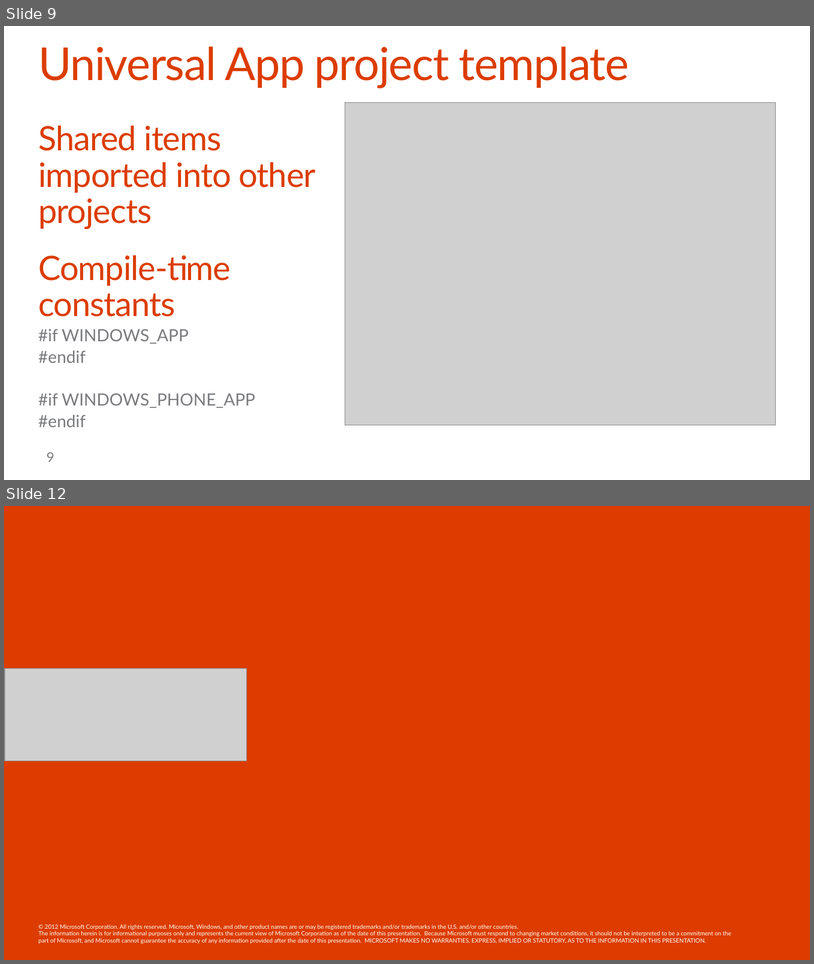
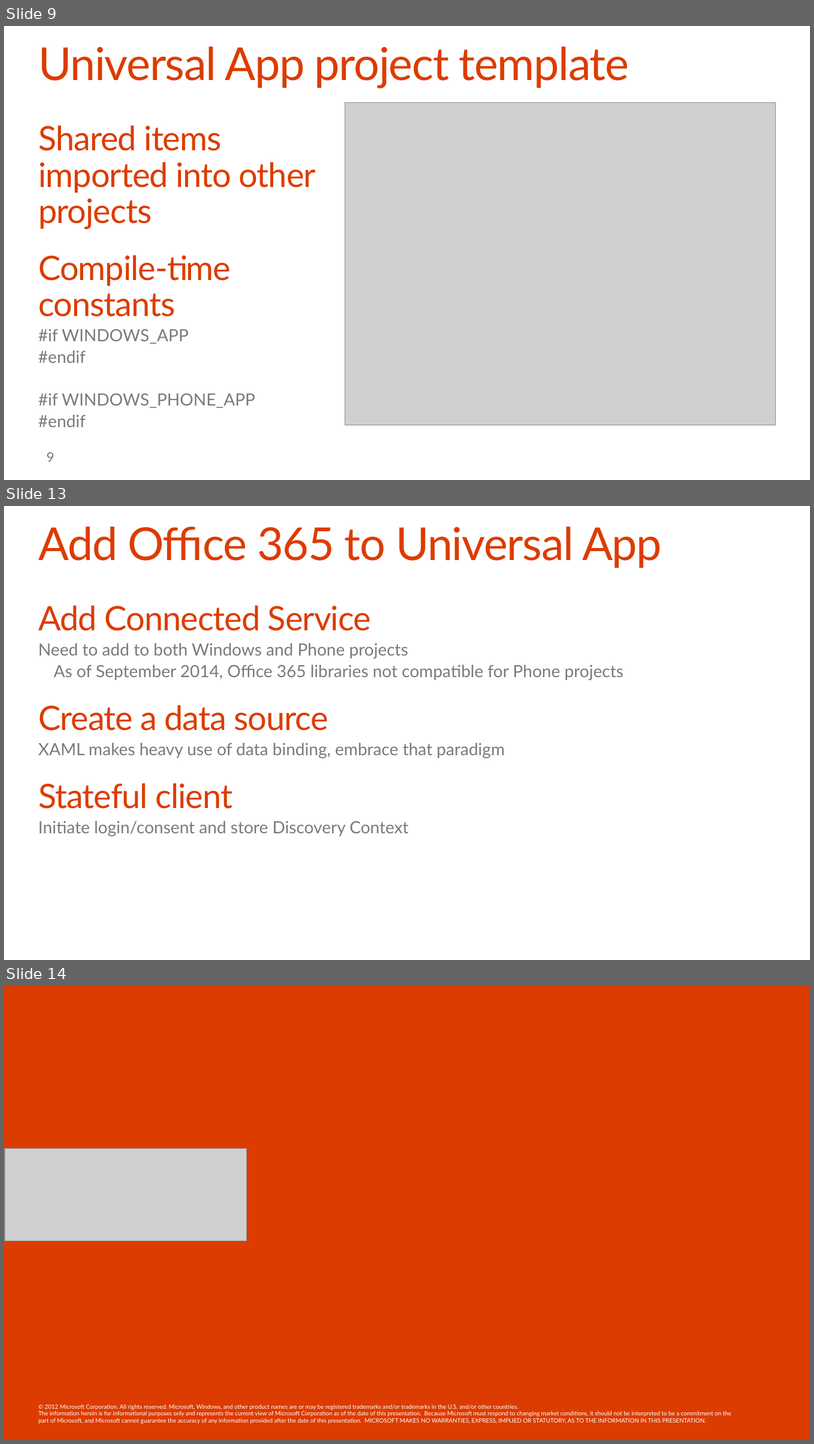
Before and after one commit to OfficeDev/TrainingContent, a slide deck: O3654-5 Deep dive into native Universal Windows App Development with Office 365 APIs/Deep Dive into native Universal App development with Office 365 APIs.pptx. Shown one above the other, each under a label of ours: slides 9 and 12 before the commit, slides 9, 13 and 14 after it; the slides between them are not shown. The pictures are 814x964 and 814x1444 pixels, drawn with LibreOffice and Linux fonts; fonts in the diff are those of the drawing; grey boxes stand for pictures; background and template pictures are left out. Boxes give left, top, right and bottom in pixels: in the first picture for what was removed or moved away, otherwise in the second. Text is boxed around its words. In the diff, an @@ line names an element or a change of style, - is before the commit and + after.

```diff
--- a/O3654-5 Deep dive into native Universal Windows App Development with Office 365 APIs/Deep Dive into native Universal App development with Office 365 APIs.pptx
+++ b/O3654-5 Deep dive into native Universal Windows App Development with Office 365 APIs/Deep Dive into native Universal App development with Office 365 APIs.pptx
@@ slide 13 added at (4,506,810,960), background #FFFFFF @@
@@ title added at (38,526,662,568), 54 pt, text #DC3C00 @@
+Add Office 365 to Universal App
@@ text added at (38,605,624,836), 20 pt, text #797A7D @@
+Add Connected Service
+  Need to add to both Windows and Phone projects
+    As of September 2014, Office 365 libraries not compatible for Phone projects
+Create a data source
+  XAML makes heavy use of data binding, embrace that paradigm
+Stateful client
+  Initiate login/consent and store Discovery Context
@@ what was slide 12 is now slide 14 @@
```
Also in this commit, not shown: 4 slides changed, 1 other slide added.
